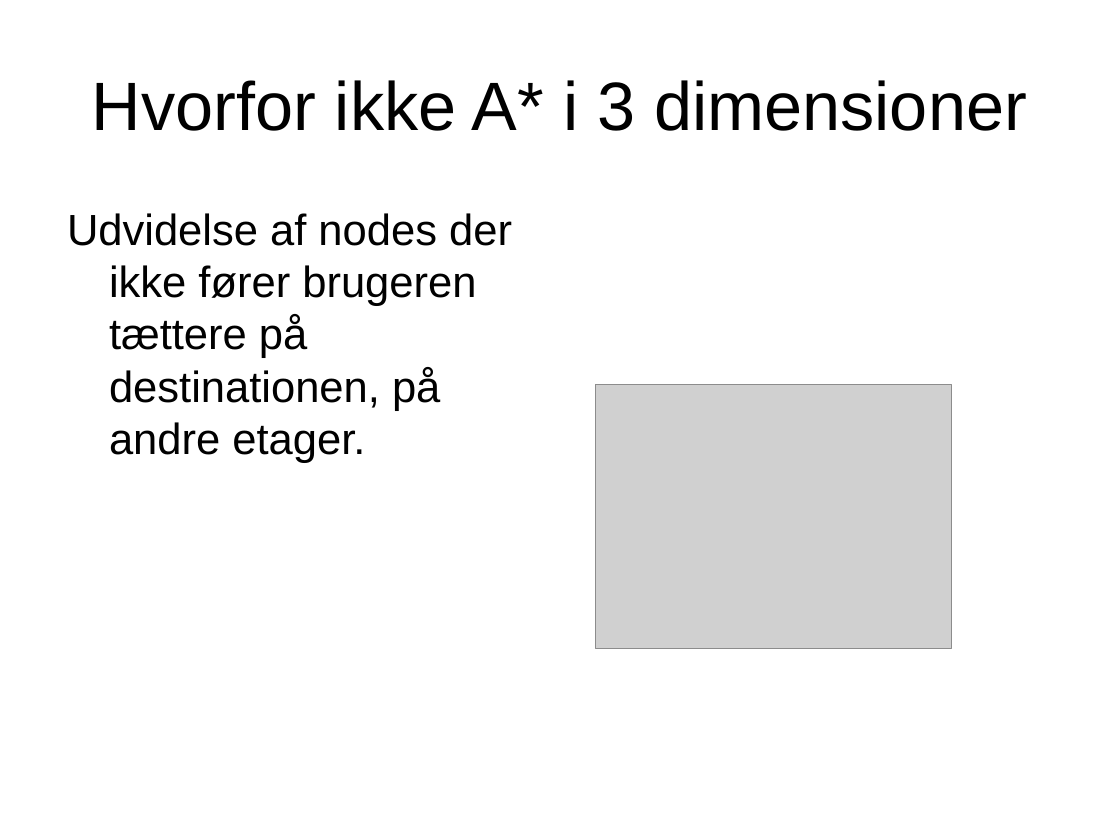
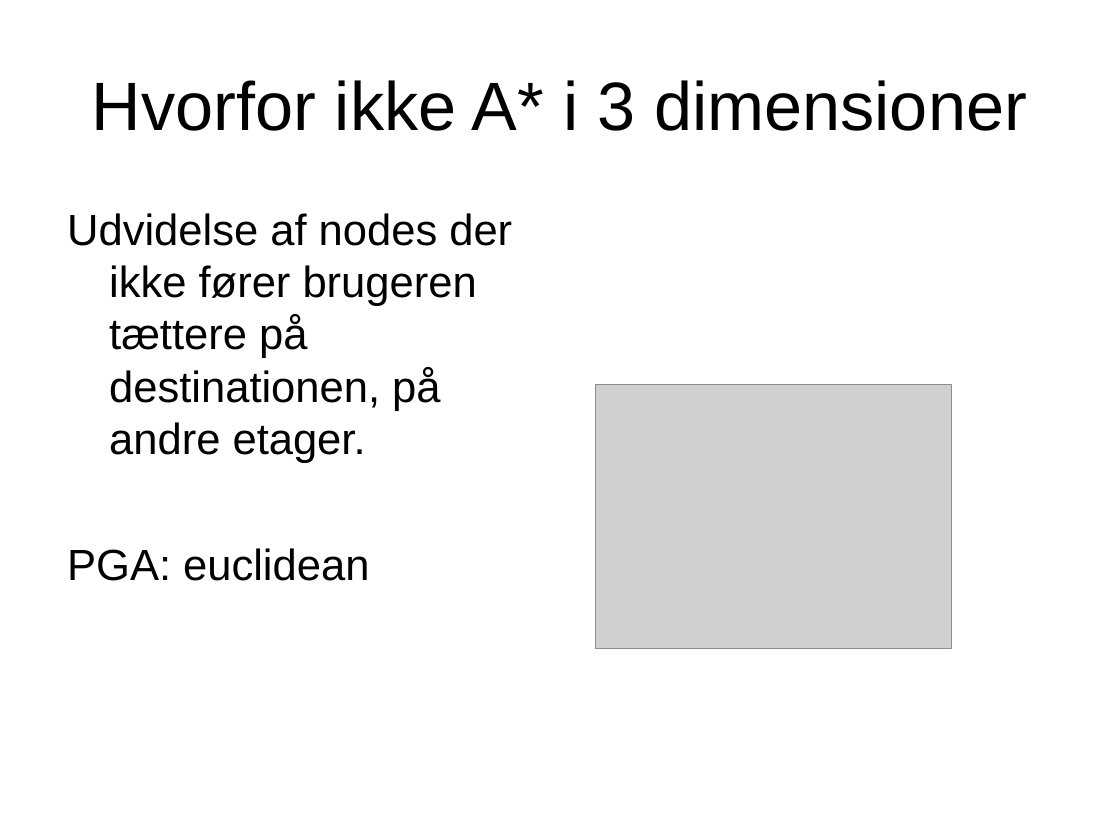
Before and after one commit to zanderdk/P1, a slide deck: slide 4 of FLAWLESS-Algorithme.ppt. Drawn at 1120x840 pixels with LibreOffice and Linux fonts; fonts in the diff are those of the drawing; grey boxes stand for pictures. Boxes give left, top, right and bottom in pixels: in the first picture for what was removed or moved away, otherwise in the second. Text is boxed around its words. In the diff, an @@ line names an element or a change of style, - is before the commit and + after.

Commit message:
hurr

```diff
--- a/FLAWLESS-Algorithme.ppt
+++ b/FLAWLESS-Algorithme.ppt
@@ text at <box>67,548,369,581</box>: paragraph added @@
+PGA: euclidean
```
